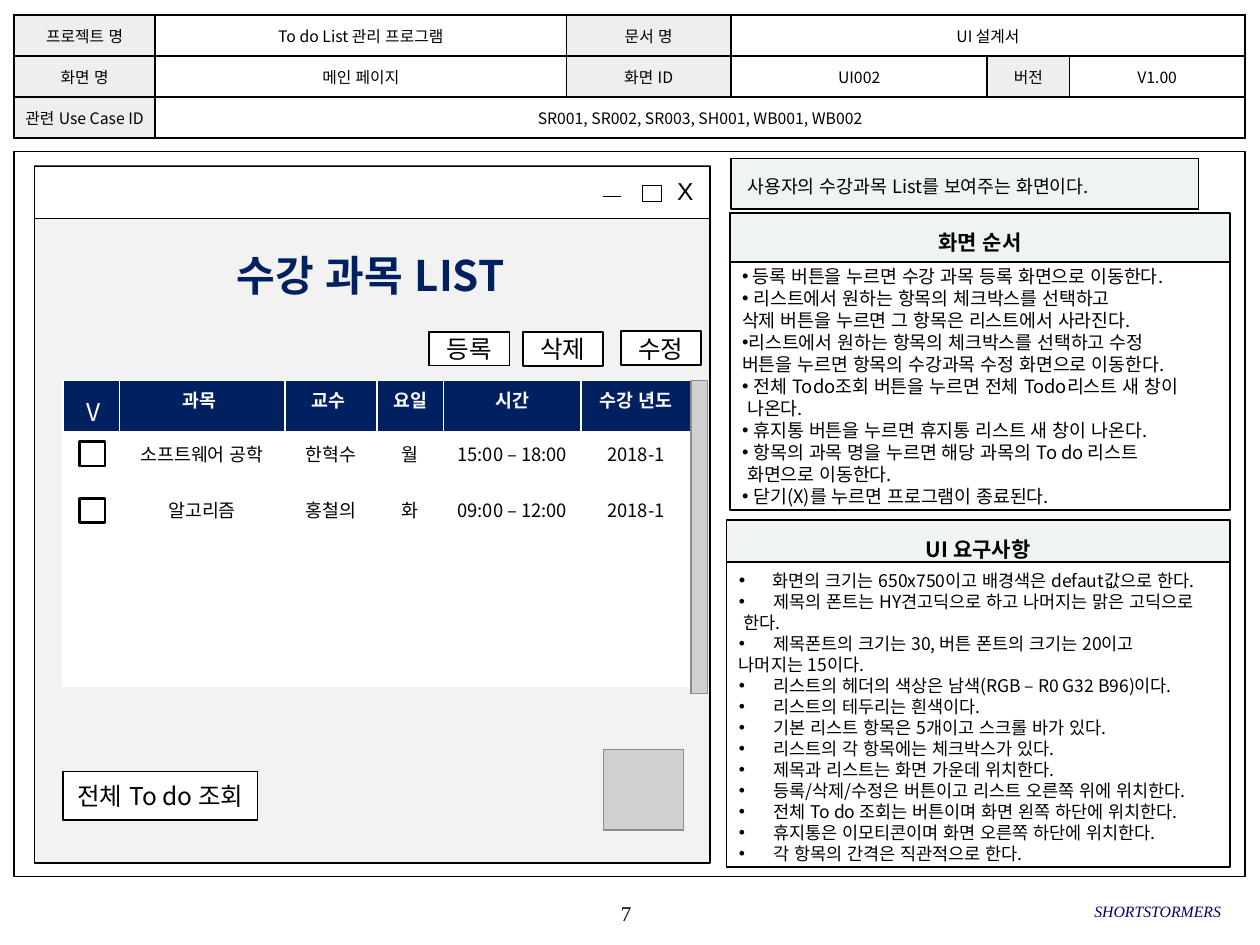
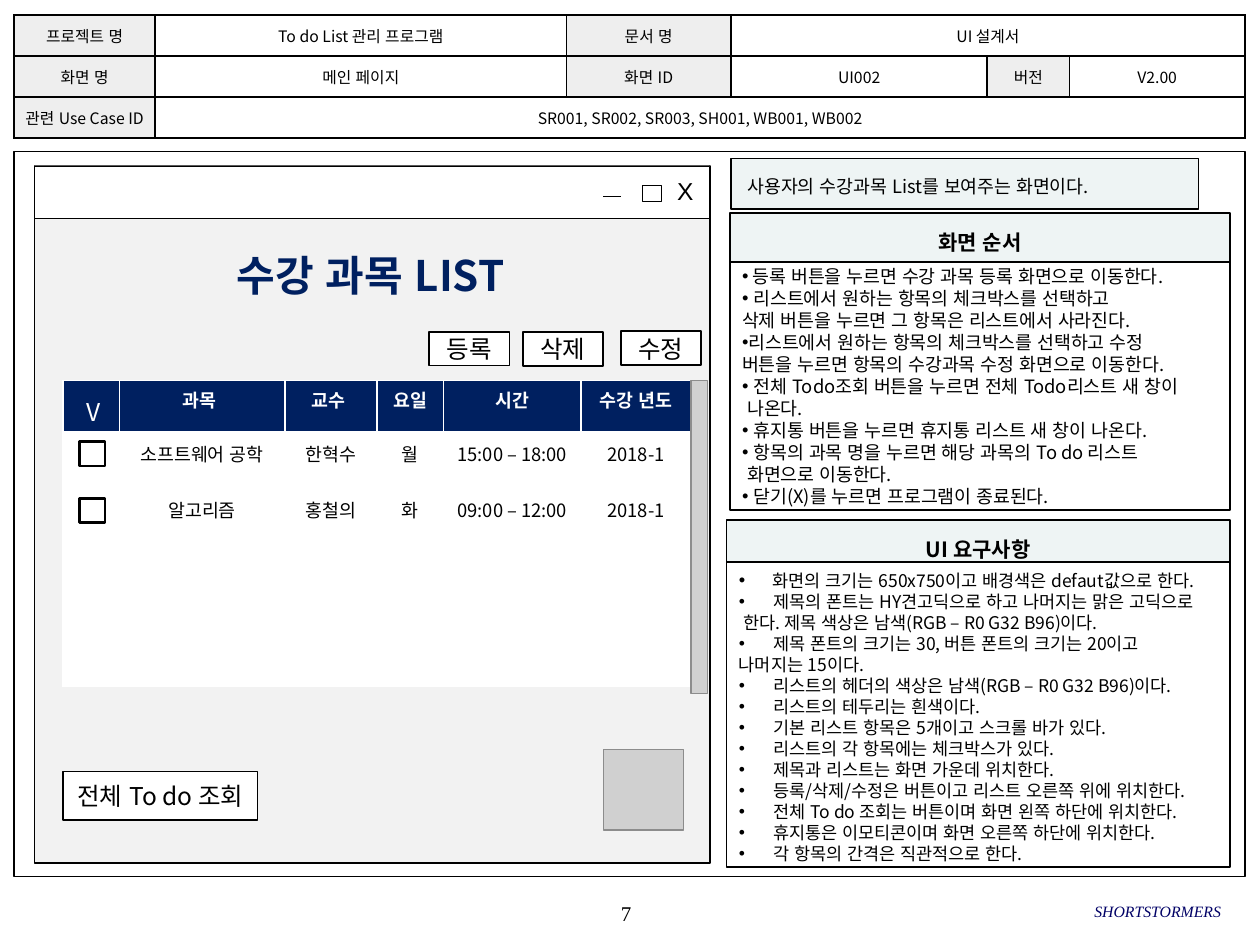
Before and after one commit to SMU-SE-Admin/18-1_7_SHORTSTORMERS_Doc, a slide deck: slide 7 of 03 설계/UI 설계서_7_SHORTSTORMERS.pptx. Drawn at 1260x945 pixels with LibreOffice and Linux fonts; fonts in the diff are those of the drawing; grey boxes stand for pictures; background and template pictures are left out. Boxes give left, top, right and bottom in pixels: in the first picture for what was removed or moved away, otherwise in the second. Text is boxed around its words. In the diff, an @@ line names an element or a change of style, - is before the commit and + after.

```diff
--- a/03 설계/UI 설계서_7_SHORTSTORMERS.pptx
+++ b/03 설계/UI 설계서_7_SHORTSTORMERS.pptx
@@ table at (14,15,1244,139) @@
-row 2, column 6: V1.00
+row 2, column 6: V2.00
@@ text in rectangle at (744,614,1139,653): text changed @@
-한다.
-• 제목폰트의 크기는 30, 버튼 폰트의 크기는 20이고
+한다. 제목 색상은 남색(RGB – R0 G32 B96)이다.
+• 제목 폰트의 크기는 30, 버튼 폰트의 크기는 20이고
```
Also in this commit, not shown: 26 other slides changed.
